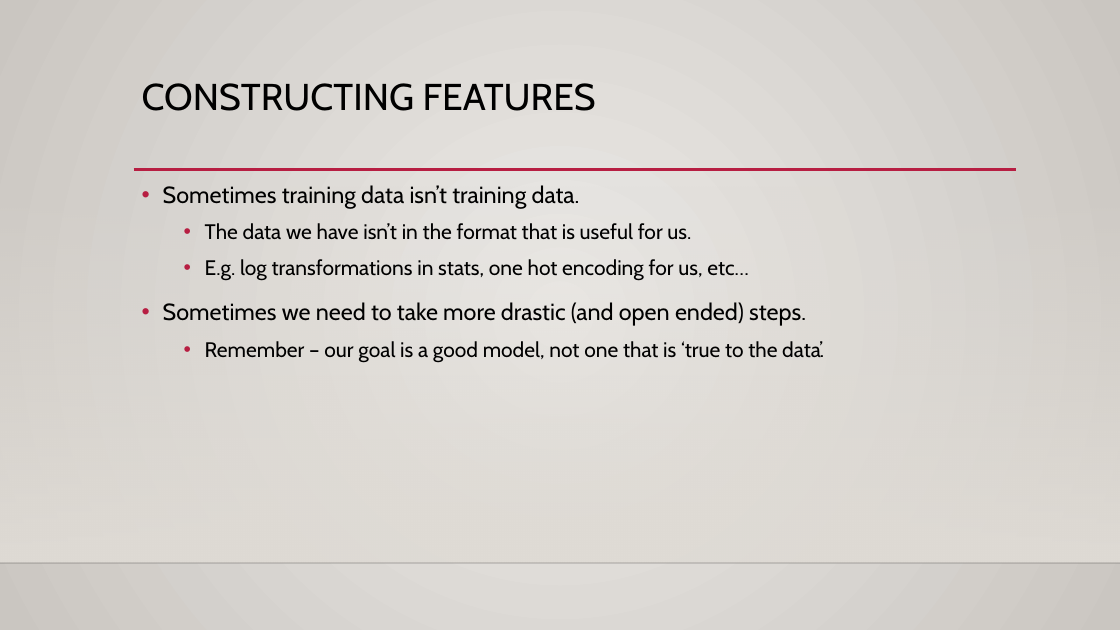
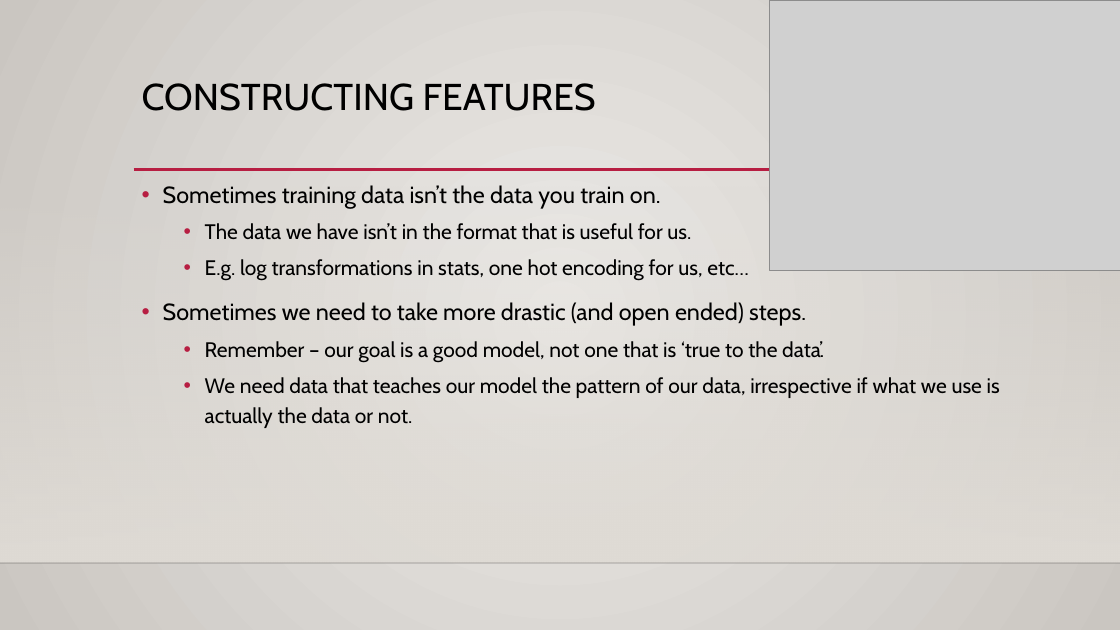
Before and after one commit to glennybarnes/Intro_to_Machine_Learning_Students, a slide deck: slide 35 of reference_content/Slides/008_Log_Reg_Images.pptx. Drawn at 1120x630 pixels with LibreOffice and Linux fonts; fonts in the diff are those of the drawing; grey boxes stand for pictures; background and template pictures are left out. Boxes give left, top, right and bottom in pixels: in the first picture for what was removed or moved away, otherwise in the second. Text is boxed around its words. In the diff, an @@ line names an element or a change of style, - is before the commit and + after.

```diff
--- a/reference_content/Slides/008_Log_Reg_Images.pptx
+++ b/reference_content/Slides/008_Log_Reg_Images.pptx
@@ picture added at (770,0,1120,271) @@
@@ text at (163,185,661,209): text changed @@
-• Sometimes training data isn’t training data.
+• Sometimes training data isn’t the data you train on.
@@ text at (205,377,1000,428): paragraph added @@
+  • We need data that teaches our model the pattern of our data, irrespective if what we use is actually the data or not.
```
Also in this commit, not shown: 4 other slides changed, 1 slide added, 7 other files.
